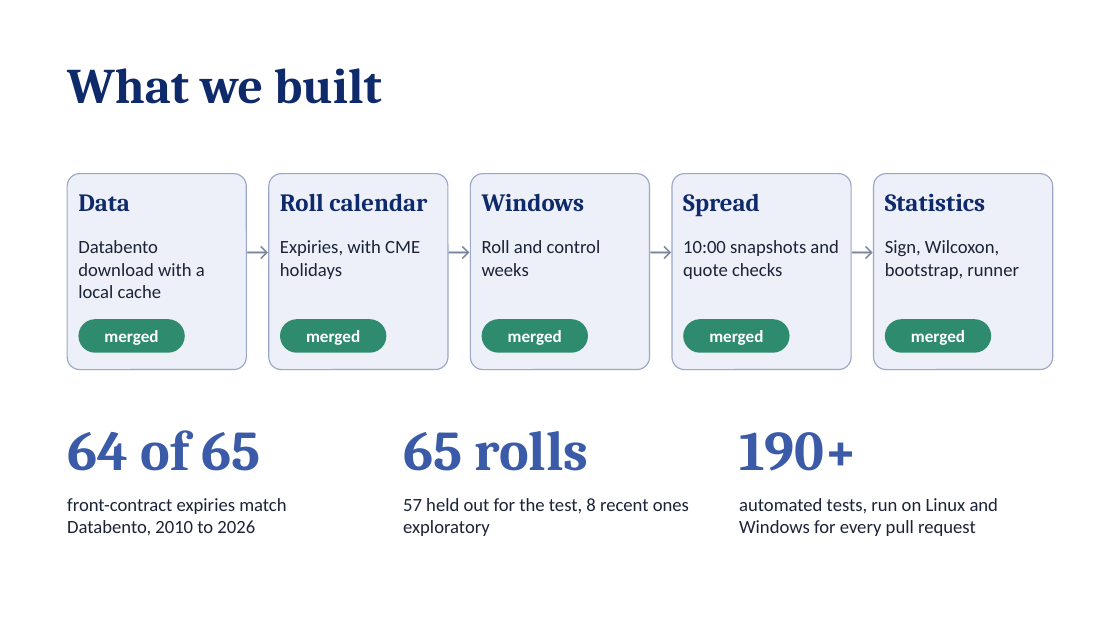
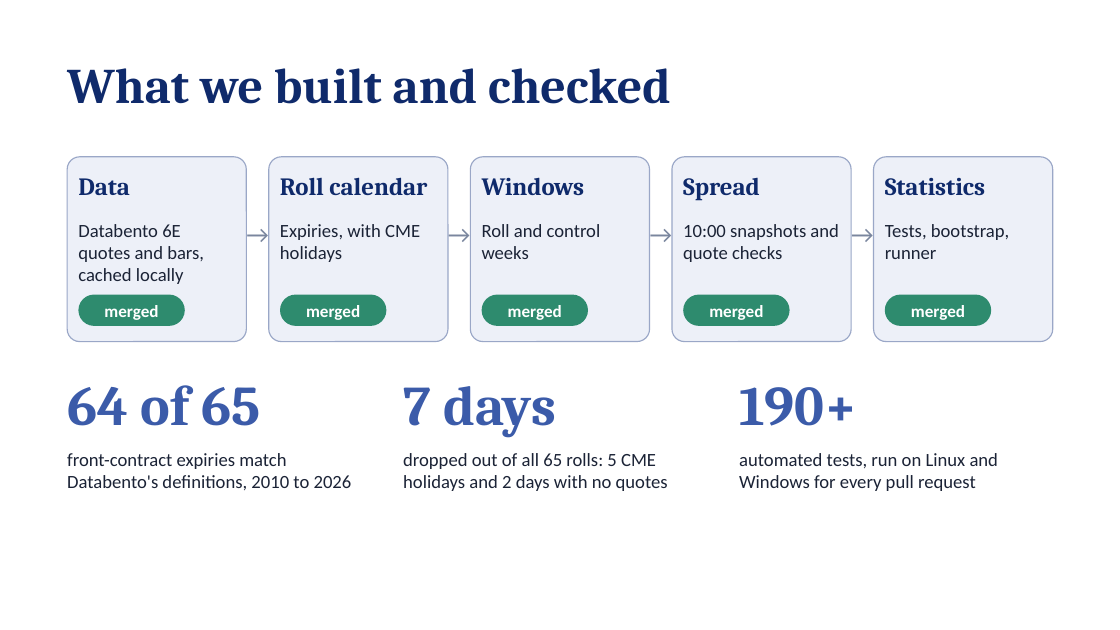
Before and after one commit to chris-mulligan-50/futures-project, a slide deck: slide 4 of docs/project_slides.pptx (slide 3 before the commit). Drawn at 1120x630 pixels with LibreOffice and Linux fonts; fonts in the diff are those of the drawing. Boxes give left, top, right and bottom in pixels: in the first picture for what was removed or moved away, otherwise in the second. Text is boxed around its words. In the diff, an @@ line names an element or a change of style, - is before the commit and + after.

```diff
--- a/docs/project_slides.pptx
+++ b/docs/project_slides.pptx
@@ text at (67, 68, 671, 104): text changed @@
-What we built
+What we built and checked
@@ rounded rectangle: place and size @@
-rounded rectangle at (67, 174, 246, 370)
+rounded rectangle at (67, 157, 246, 342)
@@ rounded rectangle: place and size @@
-rounded rectangle at (269, 174, 448, 370)
+rounded rectangle at (269, 157, 448, 342)
@@ rounded rectangle: place and size @@
-rounded rectangle at (470, 174, 650, 370)
+rounded rectangle at (470, 157, 650, 342)
@@ rounded rectangle: place and size @@
-rounded rectangle at (672, 174, 851, 370)
+rounded rectangle at (672, 157, 851, 342)
@@ rounded rectangle: place and size @@
-rounded rectangle at (874, 174, 1053, 370)
+rounded rectangle at (874, 157, 1053, 342)
@@ text added at (78, 224, 204, 284), 12 pt, text #1B2336 @@
+Databento 6E quotes and bars, cached locally
@@ text "Expiries, with CME holidays": place and size @@
-text "Expiries, with CME holidays" at (280, 240, 420, 279)
+text "Expiries, with CME holidays" at (280, 224, 420, 262)
@@ text "Roll and control weeks": place and size @@
-text "Roll and control weeks" at (482, 240, 601, 276)
+text "Roll and control weeks" at (482, 224, 601, 259)
@@ text "10:00 snapshots and quote checks": place and size @@
-text "10:00 snapshots and quote checks" at (683, 240, 839, 279)
+text "10:00 snapshots and quote checks" at (683, 224, 839, 262)
@@ 9 texts: place and size @@
-9 texts at (78, 193, 985, 291)
+9 texts at (78, 177, 985, 274)
@@ text at (885, 224, 1009, 259): text changed @@
-Sign, Wilcoxon, bootstrap, runner
+Tests, bootstrap, runner
@@ text removed at (78, 240, 205, 298) @@
-Databento download with a local cache
@@ 5 texts, 5 rounded rectangles: place and size @@
-5 texts, 5 rounded rectangles at (78, 319, 991, 353)
+5 texts, 5 rounded rectangles at (78, 295, 991, 326)
@@ text "64 of 65": place and size @@
-text "64 of 65" at (67, 430, 260, 471)
+text "64 of 65" at (67, 385, 260, 426)
@@ text added at (403, 386, 556, 438), 36 pt, text #3B5BA9, bold @@
+7 days
@@ text "190+": place and size @@
-text "190+" at (739, 432, 857, 471)
+text "190+" at (739, 387, 857, 426)
@@ text removed at (403, 431, 589, 471) @@
-65 rolls
@@ text "automated tests, run on Linux ...": place and size @@
-text "automated tests, run on Linux ..." at (739, 498, 999, 536)
+text "automated tests, run on Linux ..." at (739, 453, 999, 491)
@@ text at (67, 453, 352, 490): text changed @@
-front-contract expiries match Databento, 2010 to 2026
+front-contract expiries match Databento's definitions, 2010 to 2026
@@ text added at (403, 453, 668, 491), 12 pt, text #1B2336 @@
+dropped out of all 65 rolls: 5 CME holidays and 2 days with no quotes
@@ text removed at (403, 498, 689, 536) @@
-57 held out for the test, 8 recent ones exploratory
```
Also in this commit, not shown: 3 other slides changed, 3 slides added.
